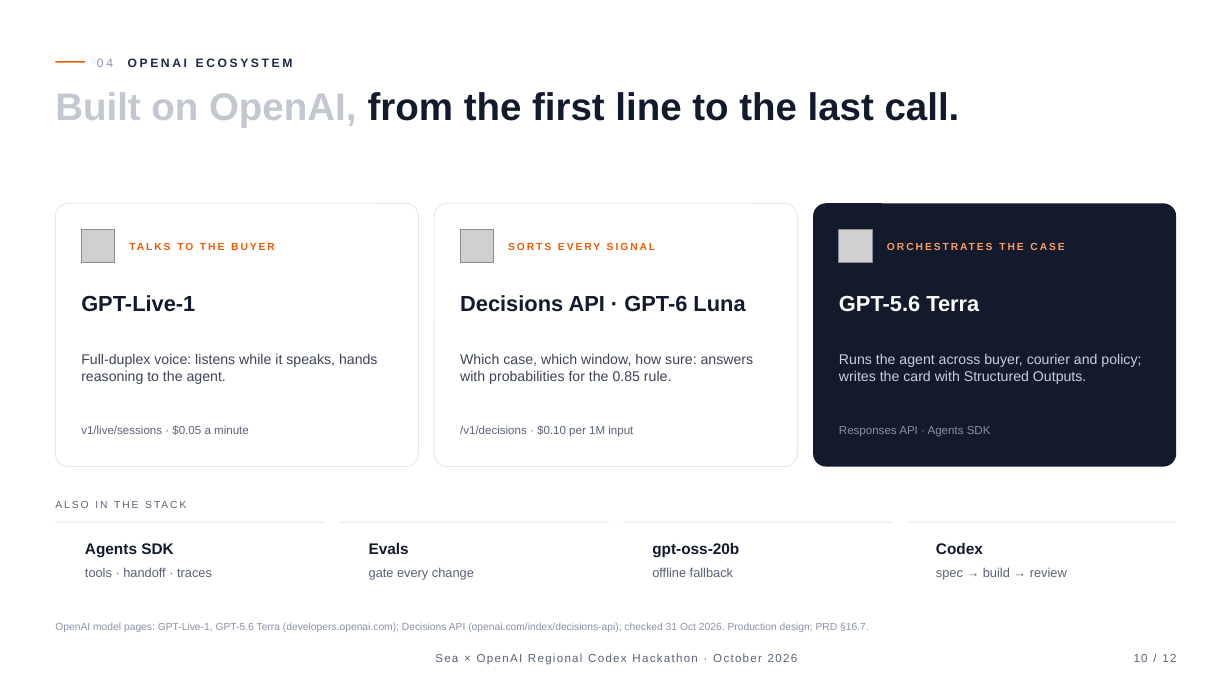
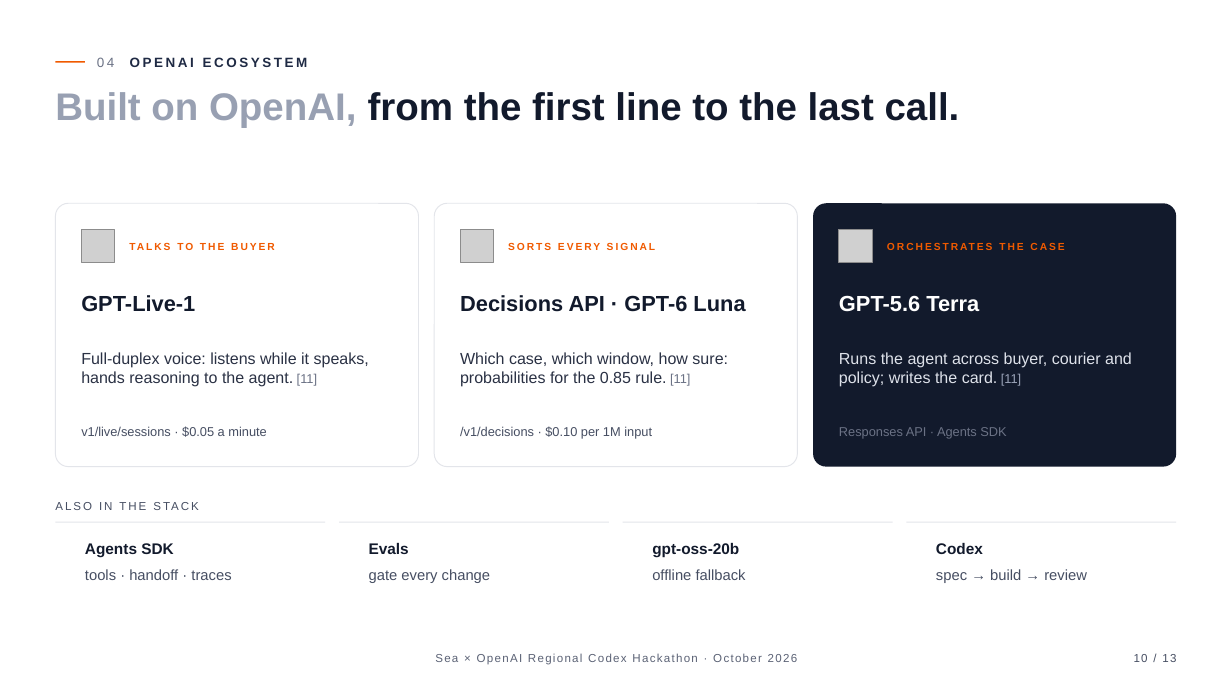
Before and after one commit to BennedictQuanTon/Alodi-Regional-Codex-Hackathon-2026, a slide deck: slide 10 of prep/01-pitch/Alodi-Pitch.pptx. Drawn at 1232x693 pixels with LibreOffice and Linux fonts; fonts in the diff are those of the drawing; grey boxes stand for pictures; background and template pictures are left out. Boxes give left, top, right and bottom in pixels: in the first picture for what was removed or moved away, otherwise in the second. Text is boxed around its words. In the diff, an @@ line names an element or a change of style, - is before the commit and + after.

Commit message:
deck: brand orange, stronger greys, larger body text, numbered references on a closing References slide

```diff
--- a/prep/01-pitch/Alodi-Pitch.pptx
+++ b/prep/01-pitch/Alodi-Pitch.pptx
@@ text "04 OPENAI ECOSYSTEM" at box(97, 57, 308, 67): size 9.5 to 10.5 pt; text colour #8A91A6 to #6B7285 in "04" @@
@@ text "Built on OpenAI, from the ..." at box(55, 92, 960, 127): text colour #C3C7D0 to #98A0B2 in "Built on OpenAI," @@
@@ text "ORCHESTRATES THE CASE" at box(464, 92, 547, 366): text colour #FF9D66 to #F05A00 @@
@@ rounded rectangle at box(55, 203, 419, 467): outline #E6E8EC 0.75 pt to #E3E5EA 0.75 pt @@
@@ rounded rectangle at box(434, 203, 798, 467): outline #E6E8EC 0.75 pt to #E3E5EA 0.75 pt @@
@@ text at box(81, 352, 369, 387): text changed; size 11 to 12.5 pt; text colour #3D4457 to #2A3144 @@
-Full-duplex voice: listens while it speaks, hands reasoning to the agent.
+Full-duplex voice: listens while it speaks, hands reasoning to the agent. [11]
@@ text at box(460, 352, 728, 387): text changed; size 11 to 12.5 pt; text colour #3D4457 to #2A3144 @@
-Which case, which window, how sure: answers with probabilities for the 0.85 rule.
+Which case, which window, how sure: probabilities for the 0.85 rule. [11]
@@ text at box(839, 352, 1132, 387): text changed; size 11 to 12.5 pt; text colour #C9CFDC to #DEE2EA @@
-Runs the agent across buyer, courier and policy; writes the card with Structured Outputs.
+Runs the agent across buyer, courier and policy; writes the card. [11]
@@ text "ALSO IN THE STACK" at box(573, 371, 595, 383): size 8 to 9 pt, text colour #5B6275 to #464E62 @@
@@ text "v1/live/sessions · $0.05 a minute" at box(81, 426, 266, 437): size 9 to 10 pt, text colour #5B6275 to #464E62 @@
@@ text "/v1/decisions · $0.10 per 1M ..." at box(460, 426, 652, 439): size 9 to 10 pt, text colour #5B6275 to #464E62 @@
@@ text "Responses API · Agents SDK" at box(839, 427, 1006, 439): size 9 to 10 pt, text colour #8A91A6 to #6B7285 @@
@@ size 10 to 11.5 pt, text colour #5B6275 to #464E62 in 4 elements at box(85, 569, 231, 580), box(369, 569, 490, 583), box(936, 569, 1087, 583), box(652, 569, 746, 580) @@
@@ text removed at box(55, 622, 869, 632) @@
-OpenAI model pages: GPT-Live-1, GPT-5.6 Terra (developers.openai.com); Decisions API (openai.com/index/decisions-api); checked 31 Oct 2026. Production design; PRD §16.7.
@@ text at box(1134, 654, 1176, 662): text changed; text colour #5B6275 to #464E62 @@
-10 / 12
+10 / 13
```
Also in this commit, not shown: 11 other slides changed, 1 slide added, 2 other files.
